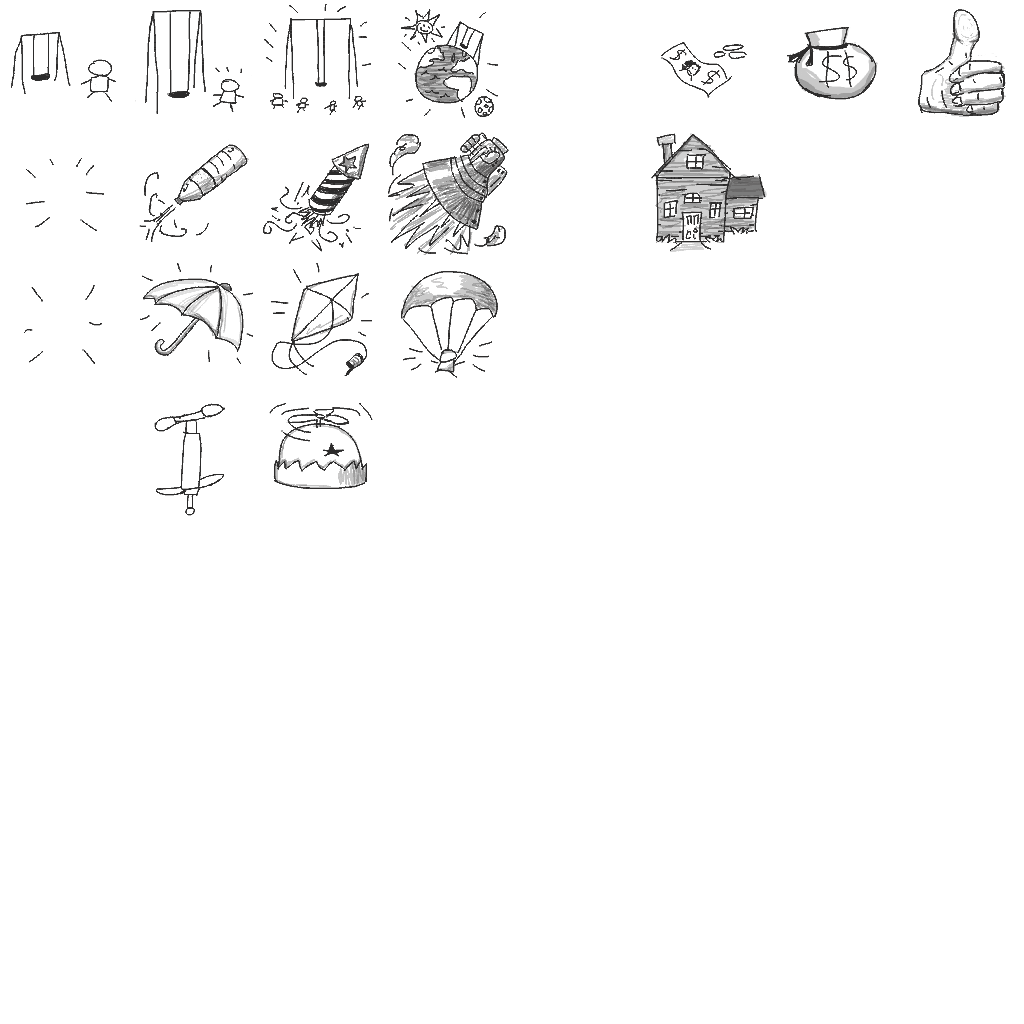
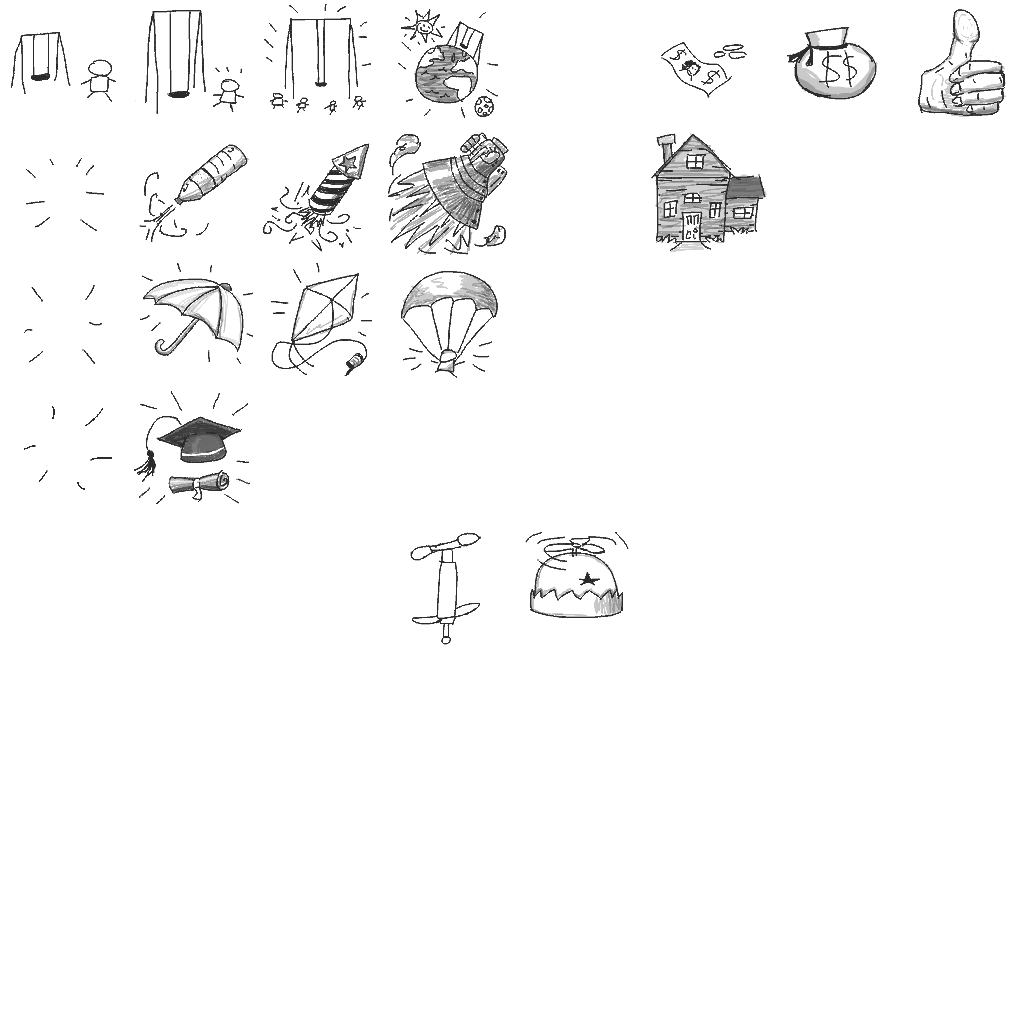
Layered file, before and after one edit (1024 x 1024). Changes by layer:
painted on "Line" over [24, 391, 629, 645]
